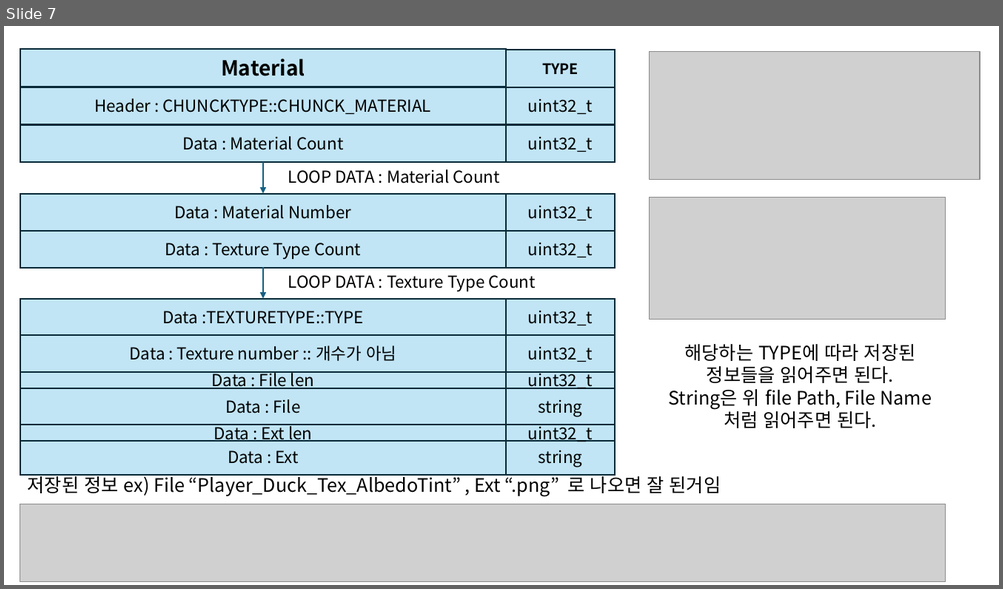
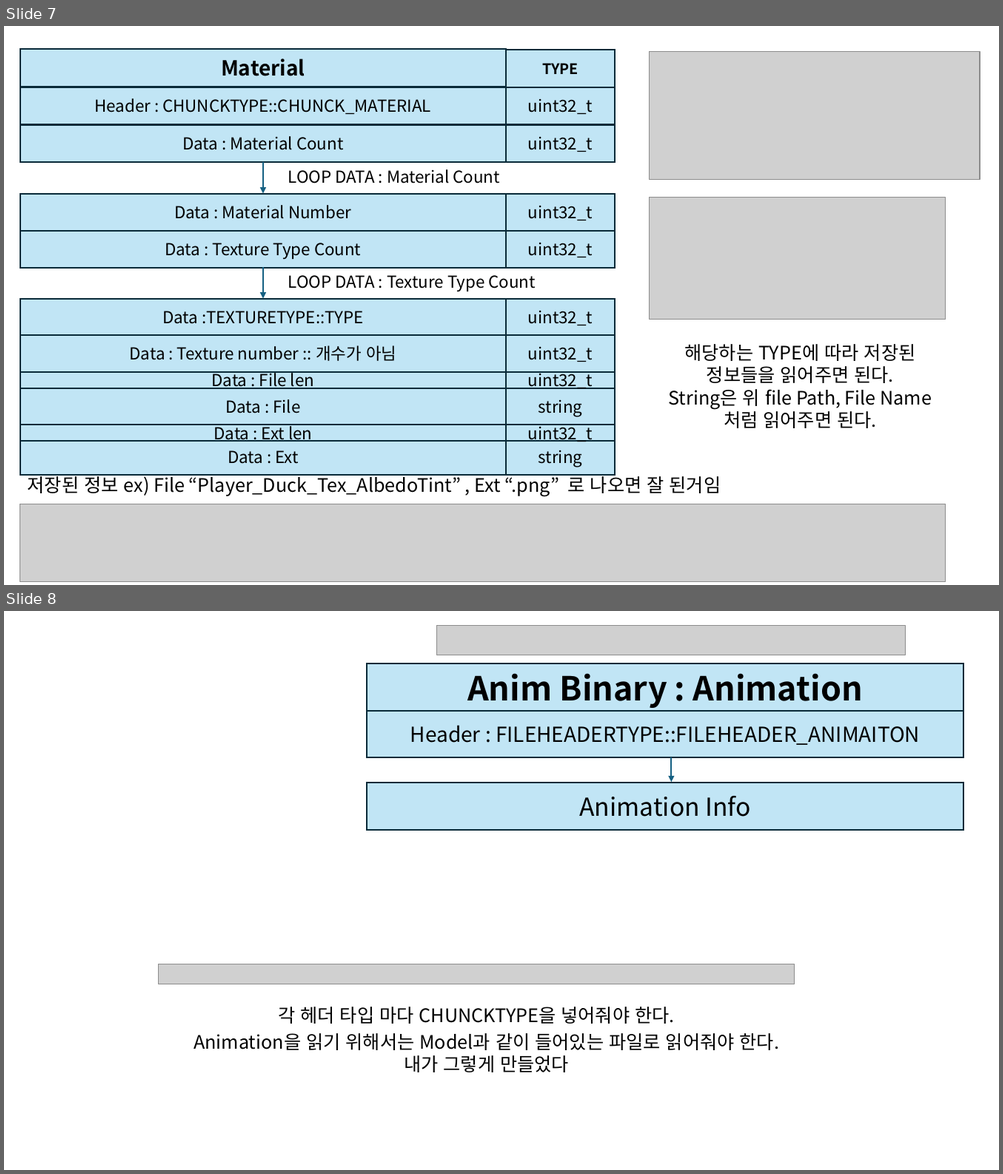
Before and after one commit to gnffk/DucKov, a slide deck: 바이너리화 한 파일 정보.pptx. Shown one above the other, each under a label of ours: slide 7 before the commit, slides 7 and 8 after it. The pictures are 1003x589 and 1003x1174 pixels, drawn with LibreOffice and Linux fonts; fonts in the diff are those of the drawing; grey boxes stand for pictures. Boxes give left, top, right and bottom in pixels: in the first picture for what was removed or moved away, otherwise in the second. Text is boxed around its words. In the diff, an @@ line names an element or a change of style, - is before the commit and + after.

```diff
--- a/바이너리화 한 파일 정보.pptx
+++ b/바이너리화 한 파일 정보.pptx
@@ slide 8 added at bbox=[4, 611, 999, 1170], background #FFFFFF @@
@@ picture added at bbox=[437, 626, 905, 655] @@
@@ rectangle added at bbox=[367, 664, 964, 711], fill #C1E5F5, outline #092A39 1.5 pt, 32 pt, text #000000, bold @@
+Anim Binary : Animation
@@ rectangle added at bbox=[367, 711, 964, 758], fill #C1E5F5, outline #092A39 1.5 pt, 20 pt, text #000000 @@
+Header : FILEHEADERTYPE::FILEHEADER_ANIMAITON
@@ arrow added from (671, 758) to (671, 782), #156082 1.5 pt @@
@@ rectangle added at bbox=[367, 783, 964, 829], fill #C1E5F5, outline #092A39 1.5 pt, 24 pt, text #000000 @@
+Animation Info
@@ picture added at bbox=[159, 965, 794, 985] @@
@@ text added at bbox=[278, 1007, 674, 1024], 18 pt, text #000000 @@
+각 헤더 타입 마다 CHUNCKTYPE을 넣어줘야 한다.
@@ text added at bbox=[193, 1034, 779, 1073], 18 pt, text #000000 @@
+Animation을 읽기 위해서는 Model과 같이 들어있는 파일로 읽어줘야 한다.
+내가 그렇게 만들었다
```
Also in this commit, not shown: 2 slides changed, 1 other slide added, 11 other files.
